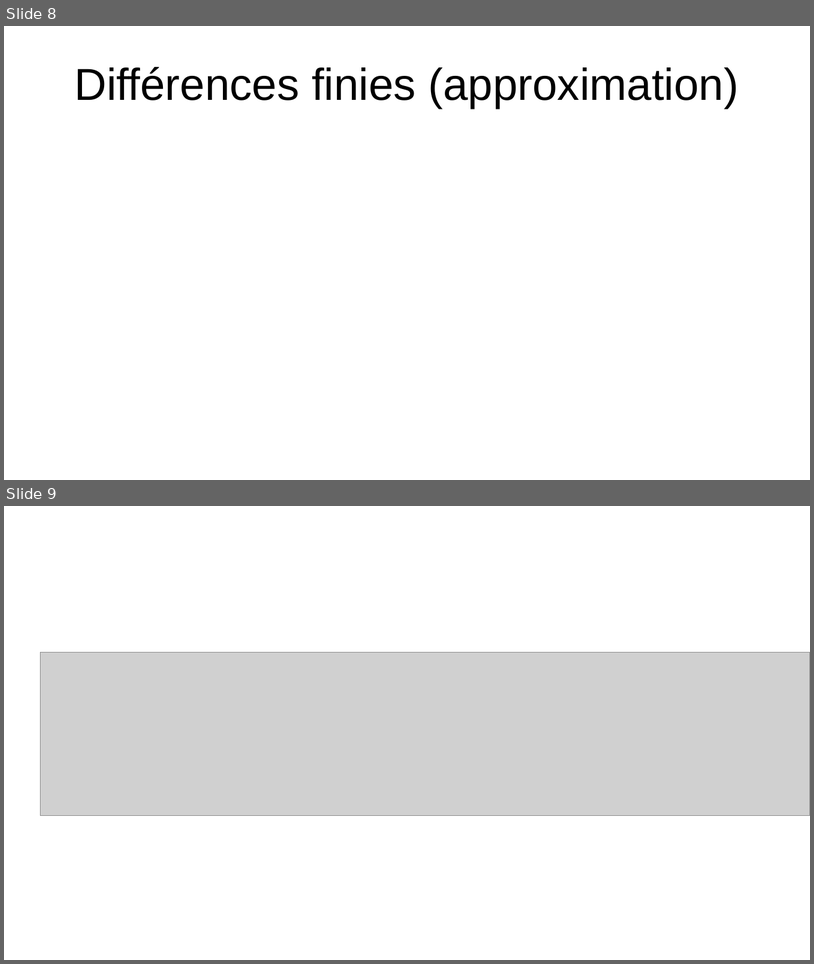
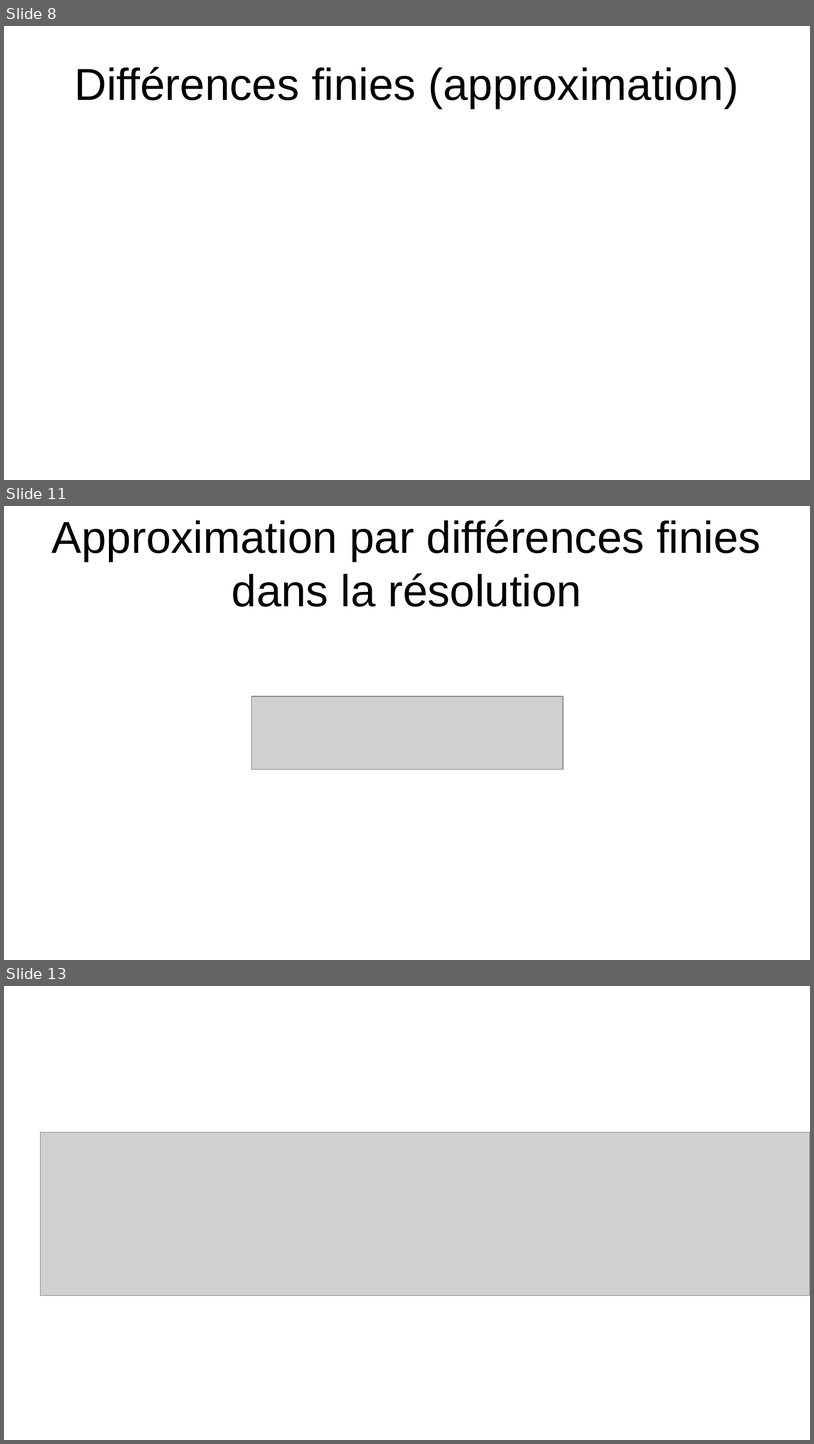
Before and after one commit to FumedSaumonSauvage/TIPEpbLimDim1, a slide deck: presentation.odp. Shown one above the other, each under a label of ours: slides 8 and 9 before the commit, slides 8, 11 and 13 after it; the slides between them are not shown. The pictures are 814x964 and 814x1444 pixels, drawn with LibreOffice and Linux fonts; fonts in the diff are those of the drawing; grey boxes stand for pictures. Boxes give left, top, right and bottom in pixels: in the first picture for what was removed or moved away, otherwise in the second. Text is boxed around its words. In the diff, an @@ line names an element or a change of style, - is before the commit and + after.

```diff
--- a/presentation.odp
+++ b/presentation.odp
@@ slide 11 added at <box>4,506,810,960</box>, background #FFFFFF @@
@@ title added at <box>52,520,761,607</box>, 44 pt, text #000000 @@
+Approximation par différences finies dans la résolution
@@ picture added at <box>252,696,564,769</box> @@
@@ what was slide 9 is now slide 13 @@
```
Also in this commit, not shown: 1 slide changed, 5 other slides added, 1 slide removed.
